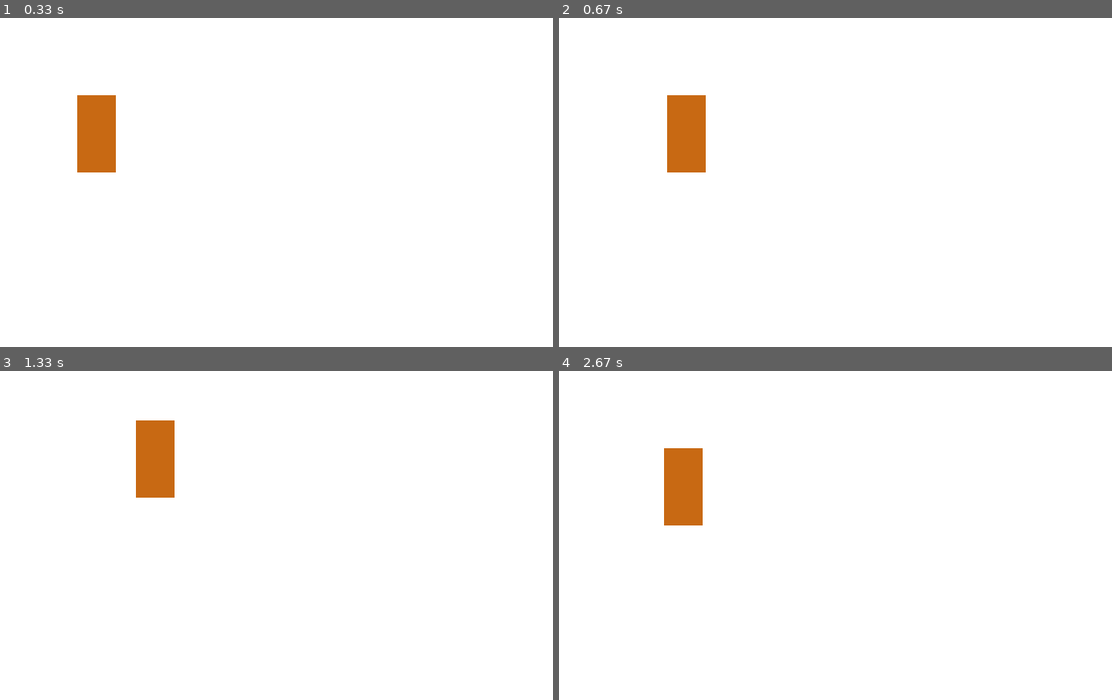
Above: before the commit, frames 1-4 (two rows, left to right).
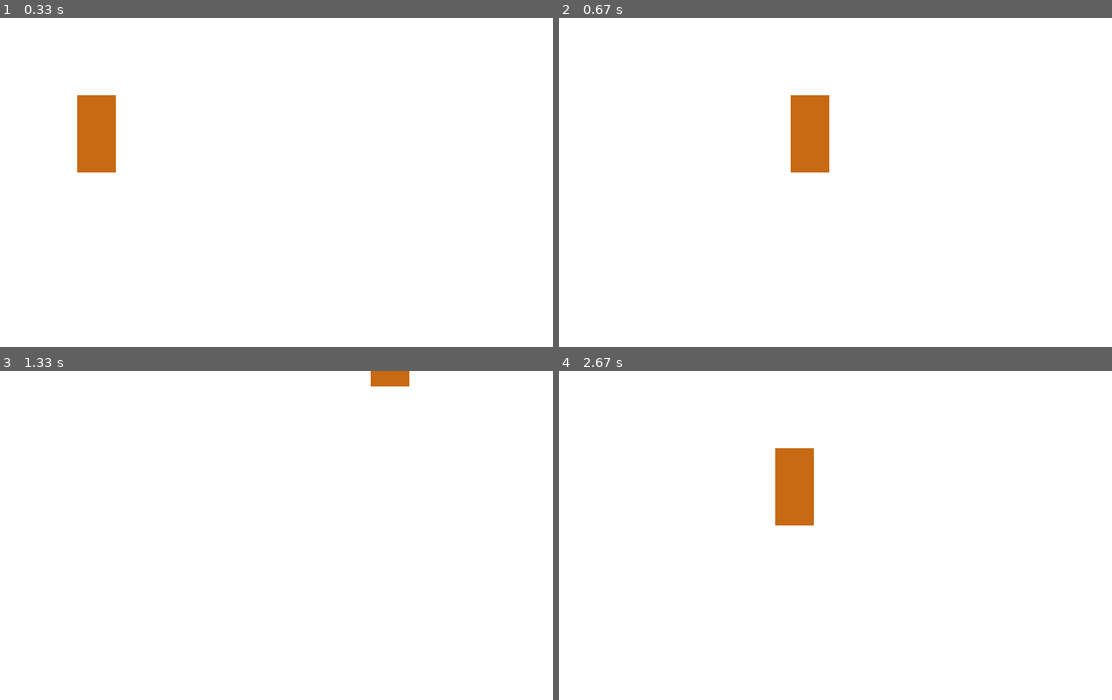
Above: after the commit, the same moments.

Repository: xandeco024/minicurso-pygame
Game: pygame game, started from Aula 1.py
The game is run twice, just before and just after one commit, with the same random seed, the same clock (stepped at 60 frames per second) and the same inputs.
Inputs:
- Up to frame 1 (0.33 s): no input
- Up to frame 2 (0.67 s): hold Right from 0.33 s (still down)
- Up to frame 3 (1.33 s): release Right at 0.8 s; hold Up 0.83-1.13 s; hold Right from 1.17 s (still down)
- Up to frame 4 (2.67 s): release Right at 1.63 s; hold Left 1.67-2.2 s; hold Down 2.23-2.53 s; hold Left from 2.57 s (still down)

Frame 1 is identical in both runs. In frame 2, 3.3% of the frame differs, in the area x 19-49%, y 23-47%; in frame 3, 2.0%; in frame 4, 3.3%.

Commit message:
aula 2; gravidade, pulo e colisão

Diff:
--- a/Aula 1.py
+++ b/Aula 1.py
@@ -25,13 +25,17 @@
 jogadorRect = pygame.Rect(jogadorXInicial, jogadorYInicial, jogadorLargura, jogadorAltura) #cria um retangulo que representa o jogador
 jogadorCor = (200, 105, 19)
 
+jogadorVelocidade = 10
+
 #Criando o loop principal
 rodando = True
 
 clock = pygame.time.Clock()
-fps = 180
+fps = 60
 
 while rodando: #enquanto rodando for verdadeiro, o jogo continuará rodando.
+
+    clock.tick(fps)
 
     #Verificando se o usuário clicou no botão de fechar a janela
     for event in pygame.event.get():
@@ -41,16 +45,16 @@
     teclas = pygame.key.get_pressed() #pega todas as teclas, que estão sendo pressionadas ou não
 
     if teclas[pygame.K_LEFT] == True: #se a tecla esquerda estiver sendo pressionada
-        jogadorRect.x -= 2 #mova o jogador para a esquerda
+        jogadorRect.x -= jogadorVelocidade #mova o jogador para a esquerda
 
     if teclas[pygame.K_RIGHT] == True: #se a tecla direita estiver sendo pressionada
-        jogadorRect.x += 2 #mova o jogador para a direita
+        jogadorRect.x += jogadorVelocidade #mova o jogador para a direita
 
     if teclas[pygame.K_UP] == True: #se a tecla cima estiver sendo pressionada
-        jogadorRect.y -= 2 #mova o jogador para cima
+        jogadorRect.y -= jogadorVelocidade #mova o jogador para cima
 
     if teclas[pygame.K_DOWN] == True: #se a tecla baixo estiver sendo pressionada
-        jogadorRect.y += 2 #mova o jogador para baixo
+        jogadorRect.y += jogadorVelocidade #mova o jogador para baixo
 
 
     #Preenchendo a tela com a cor branca, como apagando uma lousa.
--- a/Aula 2.py
+++ b/Aula 2.py
@@ -1,5 +1,5 @@
-#Aula 2: Criando o objeto jogador
-#Compreendendo como funcionam as classes em python e suas funções.
+#Aula 1: Conhecendo o pygame.
+#Compreendendo o loop principal, desenhos e eventos.
 
 #Importando a biblioteca pygame
 import pygame
@@ -16,132 +16,124 @@
 pygame.display.set_caption('projeto pygame')
 
 #criando jogador
+jogadorXInicial = 100
+jogadorYInicial = 100
 
-class Jogador(pygame.sprite.Sprite):
-    def __init__(self, xInicial, yInicial, largura, altura, velocidade):
-        super().__init__()
+jogadorLargura = 32
+jogadorAltura = 64
 
-        self.image = pygame.image.load('Artes/mini qyron.png') #carrega a imagem do jogador
-        self.image = pygame.transform.scale(self.image, (largura, altura))  #estica a imagem do jogador para o tamanho desejado
-        self.olhandoParaDireita = True
+jogadorRect = pygame.Rect(jogadorXInicial, jogadorYInicial, jogadorLargura, jogadorAltura) #cria um retangulo que representa o jogador
+jogadorCor = (200, 105, 19)
 
-        self.rect = pygame.Rect(xInicial, yInicial, largura, altura) #cria um retangulo que representa o jogador
+jogadorVelocidade = 10
+forcaPulo = 10
 
-        self.velocidade = velocidade #define a velocidade que o jogador terá
-        self.velocidadeXY = [0, 0] #define os eixos x e y, que serão utilizados para movimentar o jogador, colisão e animação
+movimentoJogador = [0, 0]
 
-    def Desenhar(self):
-        tela.blit(self.image, self.rect) #desenha a imagem do jogador na tela, na posição do rect do jogador
+gravidade = 0.5
 
-    def DesenharColisor(self):
-        pygame.draw.rect(tela, (255, 0, 0), self.rect, 2) #desenha o rect do jogador na tela
+noChao = False
 
-    def Movimento(self):
-
-        teclas = pygame.key.get_pressed() #pega todas as teclas, que estão sendo pressionadas ou não
-
-        if teclas[pygame.K_RIGHT] == True: #se a tecla direita estiver sendo pressionada
-            self.velocidadeXY[0] = self.velocidade
-
-            if self.olhandoParaDireita == False: #se o jogador estiver olhando para a esquerda
-                self.image = pygame.transform.flip(self.image, True, False) #gire a imagem do jogador
-                self.olhandoParaDireita = True #o jogador agora está olhando para a direita
-
-        elif teclas[pygame.K_LEFT] == True: #se a tecla esquerda estiver sendo pressionada
-            self.velocidadeXY[0] = -self.velocidade #mova o jogador para a esquerda
-
-            if self.olhandoParaDireita == True: #se o jogador estiver olhando para a direita
-                self.image = pygame.transform.flip(self.image, True, False) #gire a imagem do jogador
-                self.olhandoParaDireita = False #o jogador agora está olhando para a esquerda
-
-        else:
-            self.velocidadeXY[0] = 0 #se nem tecla para direita, nem a para esquerda estiver sendo pressionada, a velocidade no eixo x é 0
-
-        if teclas[pygame.K_UP] == True: #se a tecla cima estiver sendo pressionada
-            self.velocidadeXY[1] = -self.velocidade
-
-        elif teclas[pygame.K_DOWN] == True: #se a tecla baixo estiver sendo pressionada
-            self.velocidadeXY[1] = self.velocidade
-
-        else:
-            self.velocidadeXY[1] = 0 #se nem tecla para cima, nem a para baixo estiver sendo pressionada, a velocidade no eixo y é 0
-
-        print(self.velocidadeXY)
-
-        #aplica o movimento no jogador
-        self.rect.x += self.velocidadeXY[0]
-        self.rect.y += self.velocidadeXY[1]
-
-        #fazer gracinha ver se conseguem coocar pra movimentar no wasd e nas setas.
-
-class Tilemap(): #classe que representa um tilemap, que é utilizado para construir as fases.
-    def __init__(self):
-        self.tamanhoTile = 32 #define a altura e largura de cada tile (porque é um quadrado)
-
-        self.texturas = [
-            "",
-            pygame.transform.scale(pygame.image.load("Artes/grama.png"), (self.tamanhoTile, self.tamanhoTile)),
-            pygame.transform.scale(pygame.image.load("Artes/terra.png"), (self.tamanhoTile, self.tamanhoTile))
-        ]
-
-        self.mapa = [
-            [0,0,0,0,0,0,0,0,0,0,0,0,0,0,0,0,0,0],
-            [0,0,0,0,0,0,0,0,0,0,0,0,0,0,0,0,0,0],
-            [0,0,0,0,0,0,0,0,0,0,0,0,0,0,0,0,0,0],
-            [0,0,0,0,0,0,0,0,0,0,0,0,0,0,0,0,0,0],
-            [0,0,0,0,0,0,0,1,1,0,0,1,1,1,0,0,0,0],
-            [0,0,0,0,0,0,1,2,2,1,0,0,0,0,0,0,0,0],
-            [0,0,0,0,1,1,2,2,2,2,0,0,0,0,0,0,0,0],
-            [1,1,1,1,2,2,2,2,2,2,1,1,1,1,0,0,1,1],
-            [2,2,2,2,2,2,2,2,2,2,2,2,2,2,1,1,2,2],
-            [2,2,2,2,2,2,2,2,2,2,2,2,2,2,2,2,2,2],
-        ]
-
-        self.tilesColisao = []
-
-        self.superficieTilemap = pygame.Surface((len(self.mapa[0] * self.tamanhoTile), len(self.mapa * self.tamanhoTile)))
-        self.superficieTilemap.set_colorkey((0, 0, 0))
-    def CriarTilemap(self):
-        for linha in range(len(self.mapa)):
-            for coluna in range(len(self.mapa[linha])):
-                if self.mapa[linha][coluna] != 0:
-                    self.superficieTilemap.blit(self.texturas[self.mapa[linha][coluna]], (coluna * self.tamanhoTile, linha * self.tamanhoTile))
-                    self.tilesColisao.append(pygame.Rect(coluna * self.tamanhoTile, linha * self.tamanhoTile, self.tamanhoTile, self.tamanhoTile))
-
-    def DesenharTilemap(self):
-        tela.blit(self.superficieTilemap, (0, 0))
-
-#criando objetos do jogo
-
-tilemap = Tilemap()
-tilemap.CriarTilemap()
-
-jogador = Jogador(100, 100, 32, 32, 1)
+chaoRect = pygame.Rect(0, 500, 800, 100)
+paredeRect = pygame.Rect(250, 300, 300, 100)
 
 #Criando o loop principal
 rodando = True
 
 clock = pygame.time.Clock()
-fps = 180
+fps = 60
 
 while rodando: #enquanto rodando for verdadeiro, o jogo continuará rodando.
+
+    clock.tick(fps)
 
     #Verificando se o usuário clicou no botão de fechar a janela
     for event in pygame.event.get():
         if event.type == pygame.QUIT:
-            rodando = False #se clicou no botão de fechar a janela, rodando se torna falso e o jogo para de rodar
+            rodando = False #se clicou no botão de fechar a janela, rodando se torna falso e o jogo para de rodar.
+
+        if event.type == pygame.KEYDOWN:
+            if event.key == pygame.K_SPACE and noChao == True:
+                movimentoJogador[1] -= forcaPulo
+                noChao = False
+                print('pulou')
+
+    teclas = pygame.key.get_pressed() #pega todas as teclas, que estão sendo pressionadas ou não
+
+    if teclas[pygame.K_a] == True: #se a tecla esquerda estiver sendo pressionada
+        movimentoJogador[0] = -jogadorVelocidade
+
+    elif teclas[pygame.K_d] == True: #se a tecla direita estiver sendo pressionada
+        movimentoJogador[0] = jogadorVelocidade
+
+    else:
+        movimentoJogador[0] = 0
+
+    '''if teclas[pygame.K_UP] == True: #se a tecla cima estiver sendo pressionada
+        movimentoJogador[1] = -velocidadeJogador
+
+    elif teclas[pygame.K_DOWN] == True: #se a tecla baixo estiver sendo pressionada
+        movimentoJogador[1] = velocidadeJogador
+
+    else:
+        movimentoJogador[1] = 0'''
+
+    jogadorRect.x += movimentoJogador[0]
+
+    if jogadorRect.colliderect(paredeRect) == True:
+        jogadorCor = (0, 0, 255)
+
+        if movimentoJogador[0] > 0: #colisão com a direita
+            jogadorRect.x = paredeRect.x - jogadorRect.width
+            movimentoJogador[0] = 0
+
+        elif movimentoJogador[0] < 0: #esquerda
+            jogadorRect.x = paredeRect.x + paredeRect.width
+            movimentoJogador[0] = 0
+
+    if not noChao:
+        movimentoJogador[1] += gravidade
+
+    jogadorRect.y += movimentoJogador[1]
+
+    if jogadorRect.colliderect(paredeRect) == True:
+        jogadorCor = (0, 0, 255)
+
+        if movimentoJogador[1] > 0: #colisão com o chão
+            jogadorRect.y = paredeRect.y - jogadorRect.height
+            movimentoJogador[1] = 0
+
+        elif movimentoJogador[1] < 0: #colisão com o teto
+            jogadorRect.y = paredeRect.y + paredeRect.height
+            movimentoJogador[1] = 0
+
+    if jogadorRect.colliderect(chaoRect) == True:
+        jogadorCor = (255, 0, 0)
+
+        if movimentoJogador[1] > 0:
+            jogadorRect.y = chaoRect.y - jogadorRect.height
+            movimentoJogador[1] = 0
+
+    if jogadorRect.y + jogadorRect.height >= chaoRect.y:
+        noChao = True
+
+    else:
+        noChao = False
+
+    #print(jogadorRect.x, jogadorRect.y)
+    #print(noChao)
+    print(movimentoJogador)
+
 
     #Preenchendo a tela com a cor branca, como apagando uma lousa.
-    tela.fill((20, 20, 50))
+    tela.fill((255, 255, 255))
 
     #Desenhando um retangulo na tela
-    #pygame.draw.rect(tela, jogadorCor, jogadorRect) #desenha na TELA, com a COR DO JOGADOR, um RETANGULO na POSIÇÃO DO JOGADOR, com sua ALTURA E LARGURA.
 
-    tilemap.DesenharTilemap()
+    pygame.draw.rect(tela, (100, 255, 100), chaoRect)
+    pygame.draw.rect(tela, (100, 255, 255), paredeRect)
 
-    jogador.Movimento()
-    jogador.DesenharColisor()
-    jogador.Desenhar()
+    pygame.draw.rect(tela, jogadorCor, jogadorRect) #desenha na TELA, com a COR DO JOGADOR, um RETANGULO na POSIÇÃO DO JOGADOR, com sua ALTURA E LARGURA.
 
     #Atualizando a tela (como se você estivesse virando a pagina de um caderno)
     pygame.display.update()
--- /dev/null
+++ b/Aula Tileset.py
@@ -0,0 +1,153 @@
+#Aula 2: Criando o objeto jogador
+#Compreendendo como funcionam as classes em python e suas funções.
+
+#Importando a biblioteca pygame
+import pygame
+
+#Inicializando os módulos do pygame (como se você estivesse ligando os interruptores da sua casa, os eletrodomesticos e etc... antes de começar a utiliza-la)
+pygame.init()
+
+#Definindo a largura e altura da tela
+largura = 800
+altura = 600
+
+#Criando a tela e definindo o titulo.
+tela = pygame.display.set_mode((largura, altura))
+pygame.display.set_caption('projeto pygame')
+
+#criando jogador
+
+class Jogador(pygame.sprite.Sprite):
+    def __init__(self, xInicial, yInicial):
+        super().__init__()
+
+        self.largura = 64
+        self.altura = 64
+
+        self.image = pygame.image.load('Artes/mini qyron.png') #carrega a imagem do jogador
+        self.image = pygame.transform.scale(self.image, (self.largura, self.altura))  #estica a imagem do jogador para o tamanho desejado
+        self.olhandoParaDireita = True
+
+        self.rect = pygame.Rect(xInicial, yInicial, self.largura, self.altura) #cria um retangulo que representa o jogador
+
+        self.velocidade = 10 #define a velocidade que o jogador terá
+        self.velocidadeXY = [0, 0] #define os eixos x e y, que serão utilizados para movimentar o jogador, colisão e animação
+
+    def Desenhar(self):
+        tela.blit(self.image, self.rect) #desenha a imagem do jogador na tela, na posição do rect do jogador
+
+    def DesenharColisor(self):
+        pygame.draw.rect(tela, (255, 0, 0), self.rect, 2) #desenha o rect do jogador na tela
+
+    def Movimento(self):
+
+        teclas = pygame.key.get_pressed() #pega todas as teclas, que estão sendo pressionadas ou não
+
+        if teclas[pygame.K_RIGHT] == True: #se a tecla direita estiver sendo pressionada
+            self.velocidadeXY[0] = self.velocidade
+
+            if self.olhandoParaDireita == False: #se o jogador estiver olhando para a esquerda
+                self.image = pygame.transform.flip(self.image, True, False) #gire a imagem do jogador
+                self.olhandoParaDireita = True #o jogador agora está olhando para a direita
+
+        elif teclas[pygame.K_LEFT] == True: #se a tecla esquerda estiver sendo pressionada
+            self.velocidadeXY[0] = -self.velocidade #mova o jogador para a esquerda
+
+            if self.olhandoParaDireita == True: #se o jogador estiver olhando para a direita
+                self.image = pygame.transform.flip(self.image, True, False) #gire a imagem do jogador
+                self.olhandoParaDireita = False #o jogador agora está olhando para a esquerda
+
+        else:
+            self.velocidadeXY[0] = 0 #se nem tecla para direita, nem a para esquerda estiver sendo pressionada, a velocidade no eixo x é 0
+
+        if teclas[pygame.K_UP] == True: #se a tecla cima estiver sendo pressionada
+            self.velocidadeXY[1] = -self.velocidade
+
+        elif teclas[pygame.K_DOWN] == True: #se a tecla baixo estiver sendo pressionada
+            self.velocidadeXY[1] = self.velocidade
+
+        else:
+            self.velocidadeXY[1] = 0 #se nem tecla para cima, nem a para baixo estiver sendo pressionada, a velocidade no eixo y é 0
+
+        print(self.velocidadeXY)
+
+        #aplica o movimento no jogador
+        self.rect.x += self.velocidadeXY[0]
+        self.rect.y += self.velocidadeXY[1]
+
+        #fazer gracinha ver se conseguem coocar pra movimentar no wasd e nas setas.
+
+class Tilemap(): #classe que representa um tilemap, que é utilizado para construir as fases.
+    def __init__(self):
+        self.tamanhoTile = 64 #define a altura e largura de cada tile (porque é um quadrado)
+
+        self.texturas = [
+            "",
+            pygame.transform.scale(pygame.image.load("Artes/grama.png"), (self.tamanhoTile, self.tamanhoTile)),
+            pygame.transform.scale(pygame.image.load("Artes/terra.png"), (self.tamanhoTile, self.tamanhoTile))
+        ]
+
+        self.mapa = [
+            [0,0,0,0,0,0,0,0,0,0,0,0,0,0,0,0,0,0],
+            [0,0,0,0,0,0,0,0,0,0,0,0,0,0,0,0,0,0],
+            [0,0,0,0,0,0,0,0,0,0,0,0,0,0,0,0,0,0],
+            [0,0,0,0,0,0,0,0,0,0,0,0,0,0,0,0,0,0],
+            [0,0,0,0,0,0,0,1,1,0,0,1,1,1,0,0,0,0],
+            [0,0,0,0,0,0,1,2,2,1,0,0,0,0,0,0,0,0],
+            [0,0,0,0,1,1,2,2,2,2,0,0,0,0,0,0,0,0],
+            [1,1,1,1,2,2,2,2,2,2,1,1,1,1,0,0,1,1],
+            [2,2,2,2,2,2,2,2,2,2,2,2,2,2,1,1,2,2],
+            [2,2,2,2,2,2,2,2,2,2,2,2,2,2,2,2,2,2],
+        ]
+
+        self.tilesColisao = []
+
+        self.superficieTilemap = pygame.Surface((len(self.mapa[0] * self.tamanhoTile), len(self.mapa * self.tamanhoTile)))
+        self.superficieTilemap.set_colorkey((0, 0, 0))
+
+    def CriarTilemap(self):
+        for linha in range(len(self.mapa)):
+            for coluna in range(len(self.mapa[linha])):
+                if self.mapa[linha][coluna] != 0:
+                    self.superficieTilemap.blit(self.texturas[self.mapa[linha][coluna]], (coluna * self.tamanhoTile, linha * self.tamanhoTile))
+                    self.tilesColisao.append(pygame.Rect(coluna * self.tamanhoTile, linha * self.tamanhoTile, self.tamanhoTile, self.tamanhoTile))
+
+    def DesenharTilemap(self):
+        tela.blit(self.superficieTilemap, (0, 0))
+
+#criando objetos do jogo
+
+tilemap = Tilemap()
+tilemap.CriarTilemap()
+
+jogador = Jogador(100, 100)
+
+#Criando o loop principal
+rodando = True
+
+clock = pygame.time.Clock()
+fps = 60
+
+while rodando: #enquanto rodando for verdadeiro, o jogo continuará rodando.
+
+    clock.tick(fps)
+
+    #Verificando se o usuário clicou no botão de fechar a janela
+    for event in pygame.event.get():
+        if event.type == pygame.QUIT:
+            rodando = False #se clicou no botão de fechar a janela, rodando se torna falso e o jogo para de rodar
+
+    #Preenchendo a tela com a cor branca, como apagando uma lousa.
+    tela.fill((20, 20, 50))
+
+    #Desenhando um retangulo na tela
+    #pygame.draw.rect(tela, jogadorCor, jogadorRect) #desenha na TELA, com a COR DO JOGADOR, um RETANGULO na POSIÇÃO DO JOGADOR, com sua ALTURA E LARGURA.
+
+    tilemap.DesenharTilemap()
+
+    jogador.Movimento()
+    jogador.DesenharColisor()
+    jogador.Desenhar()
+
+    #Atualizando a tela (como se você estivesse virando a pagina de um caderno)
+    pygame.display.update()
